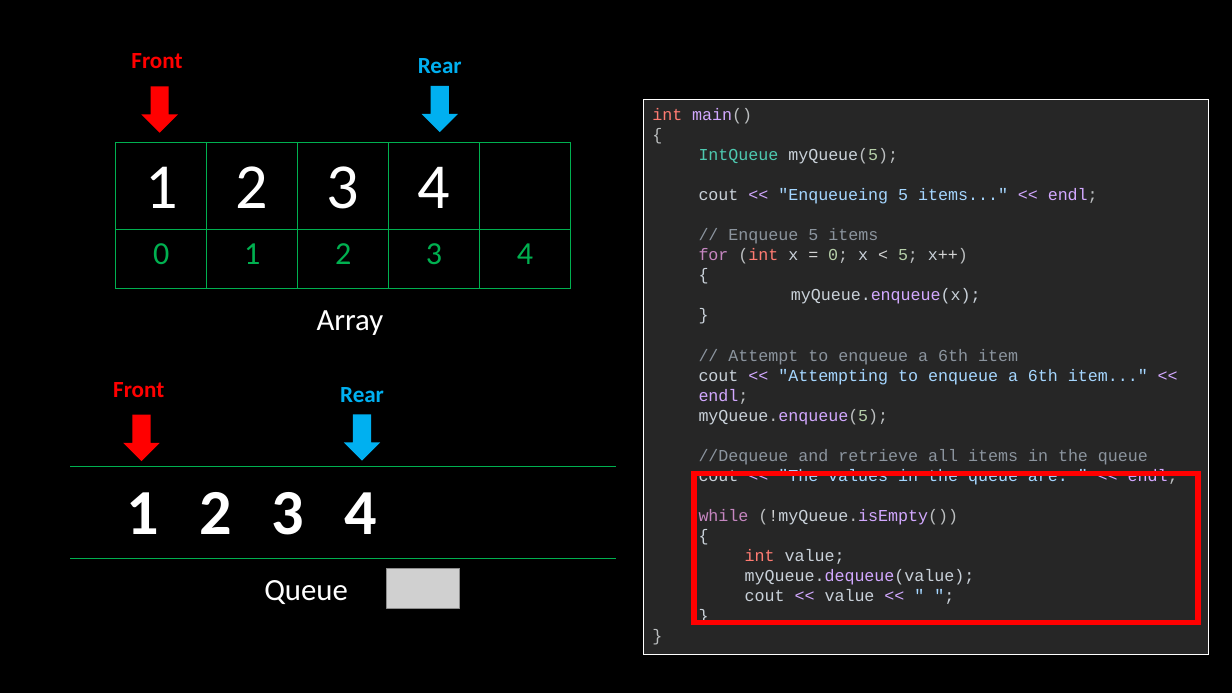
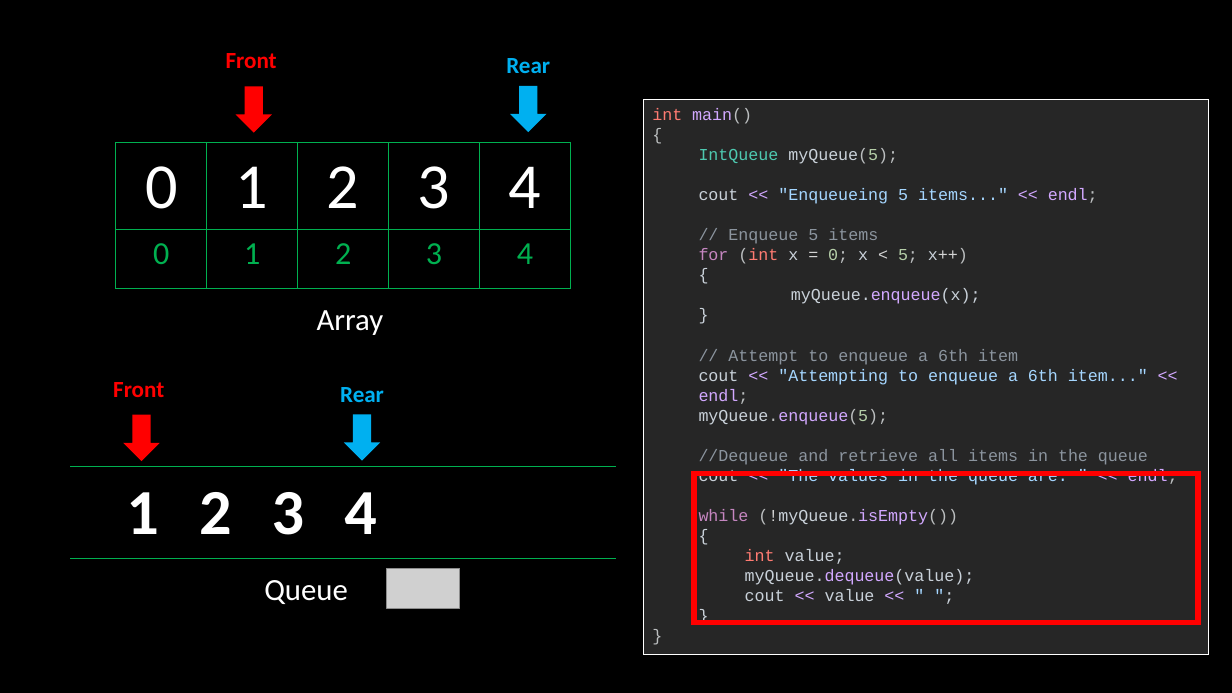
Before and after one commit to robitussin/CCS015, a slide deck: slide 43 of queue/Queue.pptx. Drawn at 1232x693 pixels with LibreOffice and Linux fonts; fonts in the diff are those of the drawing; grey boxes stand for pictures. Boxes give left, top, right and bottom in pixels: in the first picture for what was removed or moved away, otherwise in the second. Text is boxed around its words. In the diff, an @@ line names an element or a change of style, - is before the commit and + after.

```diff
--- a/queue/Queue.pptx
+++ b/queue/Queue.pptx
@@ table: place and size @@
-table at box(82, 43, 238, 79)
+table at box(177, 43, 332, 79)
@@ table: place and size @@
-table at box(362, 47, 518, 84)
+table at box(451, 47, 606, 84)
@@ left arrow: place and size @@
-left arrow at box(142, 86, 178, 133)
+left arrow at box(236, 86, 272, 133)
@@ left arrow: place and size @@
-left arrow at box(422, 85, 458, 132)
+left arrow at box(511, 85, 547, 132)
@@ table at box(116, 143, 568, 289) @@
-row 1: 1 | 2 | 3 | 4 | 
+row 2: 0 | 1 | 2 | 3 | 4
```
Also in this commit, not shown: 4 other slides changed.
